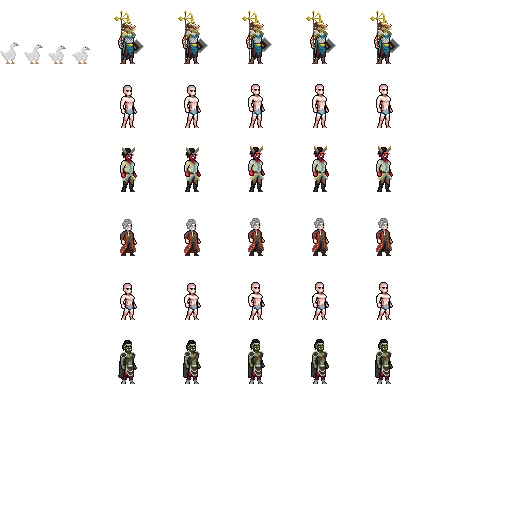
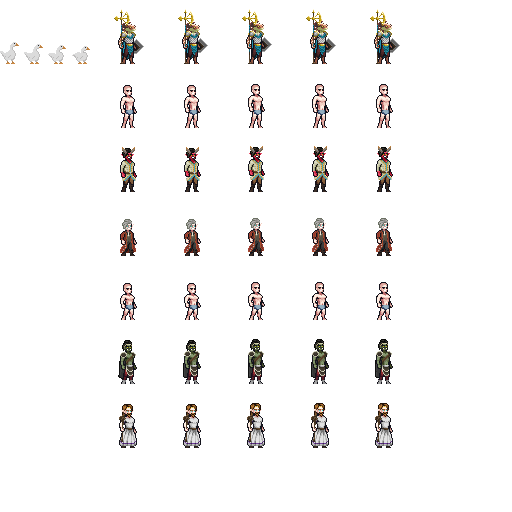
Two versions of the same layered image (512x512). Layer-by-layer changes:
added layer "Monty Ears" above "MontyStaff" over (121, 409, 390, 412)
added layer "MontyStaff" above "Monty SHirt" over (119, 414, 382, 442)
added layer "Monty SHirt" above "Monty arm" over (120, 416, 391, 428)
added layer "Monty arm" above "Monty Skirt" over (119, 421, 381, 432)
added layer "Monty Skirt" above "Monty Hair" over (119, 428, 393, 446)
added layer "Monty Hair" above "Monty Boots" over (121, 403, 389, 418)
added layer "Monty Boots" above "Montgomery" over (121, 445, 391, 448)
added layer "Montgomery" above "Carl The 2nd" over (120, 404, 393, 448)
